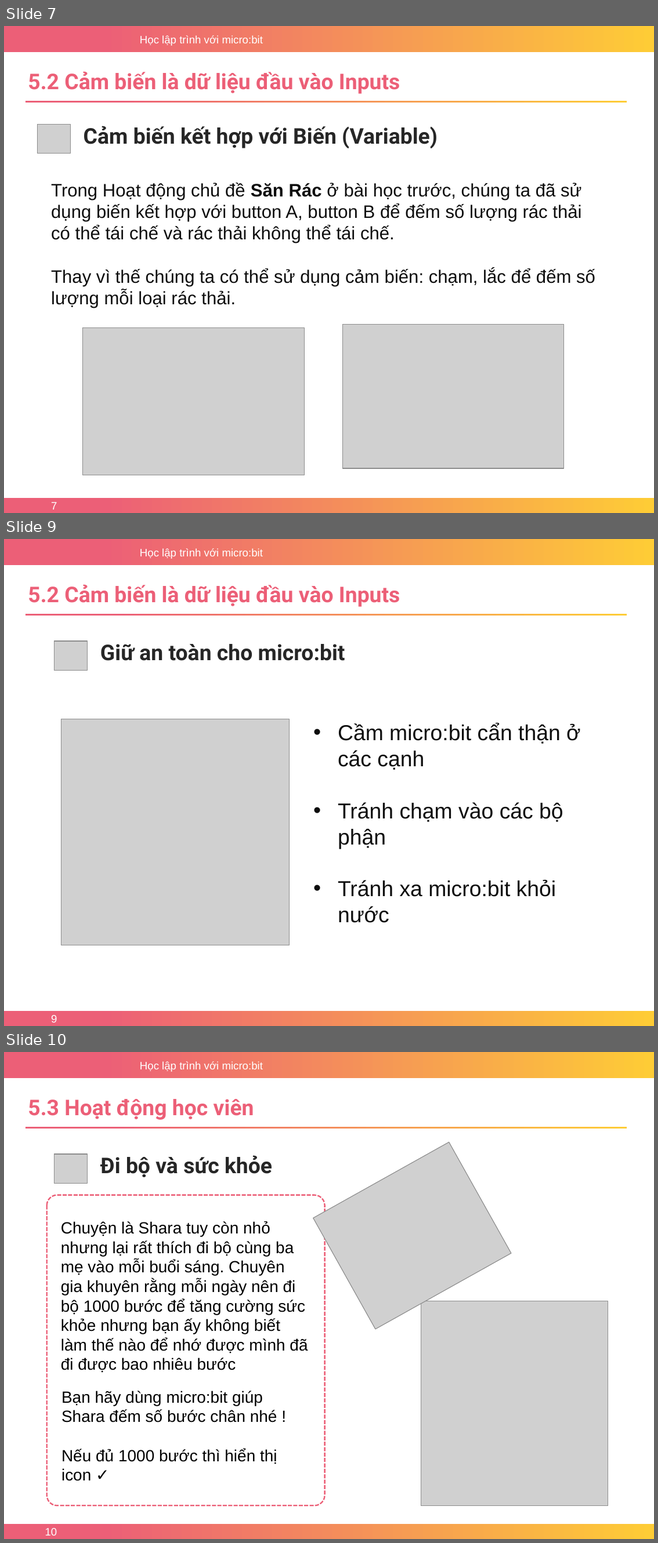
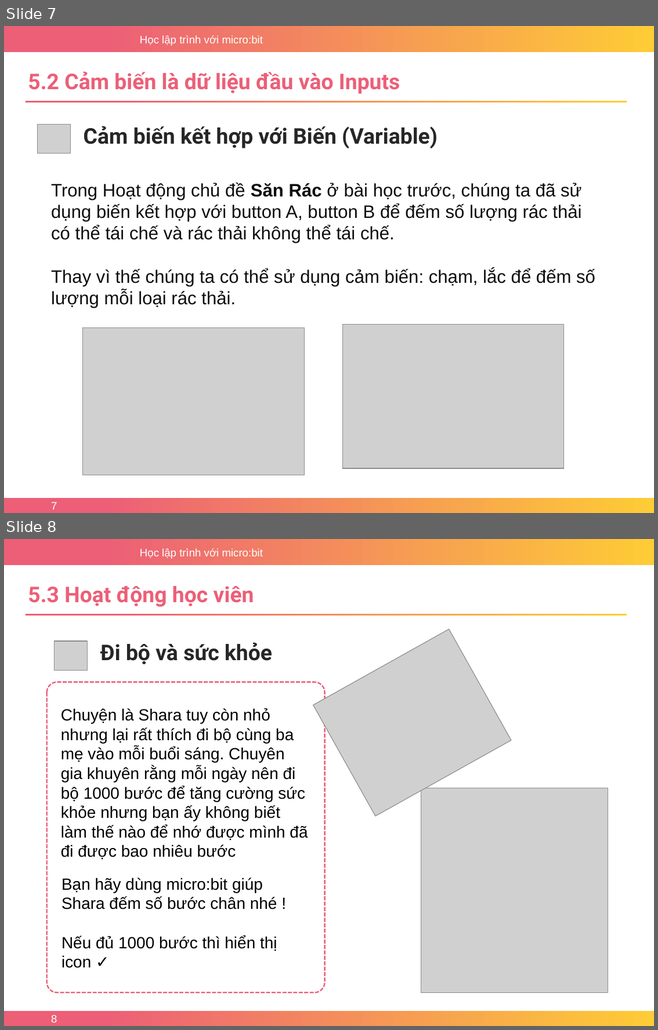
Before and after one commit to nhannn87dn/Learn-microbit, a slide deck: Lessions/Bai-05-Accelerometer-Sensor-and-Touch/Bai-05-Accelerometer-Sensor-and-Touch.pptx. Shown one above the other, each under a label of ours: slides 7, 9 and 10 before the commit, slides 7 and 8 after it; the slides between them are not shown. The pictures are 658x1543 and 658x1030 pixels, drawn with LibreOffice and Linux fonts; fonts in the diff are those of the drawing; grey boxes stand for pictures; background and template pictures are left out. Boxes give left, top, right and bottom in pixels: in the first picture for what was removed or moved away, otherwise in the second. Text is boxed around its words. In the diff, an @@ line names an element or a change of style, - is before the commit and + after.

```diff
--- a/Lessions/Bai-05-Accelerometer-Sensor-and-Touch/Bai-05-Accelerometer-Sensor-and-Touch.pptx
+++ b/Lessions/Bai-05-Accelerometer-Sensor-and-Touch/Bai-05-Accelerometer-Sensor-and-Touch.pptx
@@ slide 9 removed at (4,539,654,1026), background #FFFFFF; not listed: 3 template elements that a slide beside it also shows @@
@@ text removed at (28,584,400,607) @@
-5.2 Cảm biến là dữ liệu đầu vào Inputs
@@ rectangle removed at (25,614,626,616) @@
@@ picture removed at (54,641,88,670) @@
@@ text removed at (100,644,345,661) @@
-Giữ an toàn cho micro:bit
@@ picture removed at (61,719,289,945) @@
@@ text removed at (338,723,580,923) @@
-• Cầm micro:bit cẩn thận ở các cạnh
-• Tránh chạm vào các bộ phận
-• Tránh xa micro:bit khỏi nước
@@ page number removed at (51,1015,57,1023) @@
-9
@@ what was slide 10 is now slide 8 @@
@@ page number at (51,1015,57,1023): text changed @@
-10
+8
```
Also in this commit, not shown: 1 other slide removed, 28 other files.
